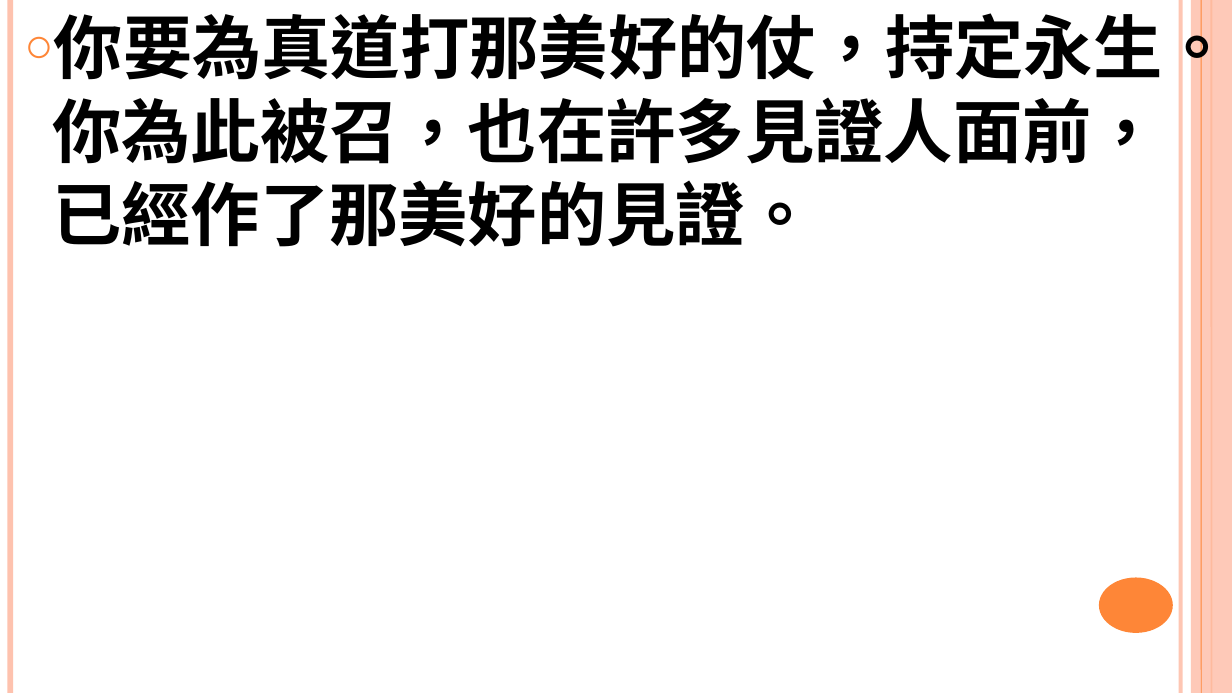
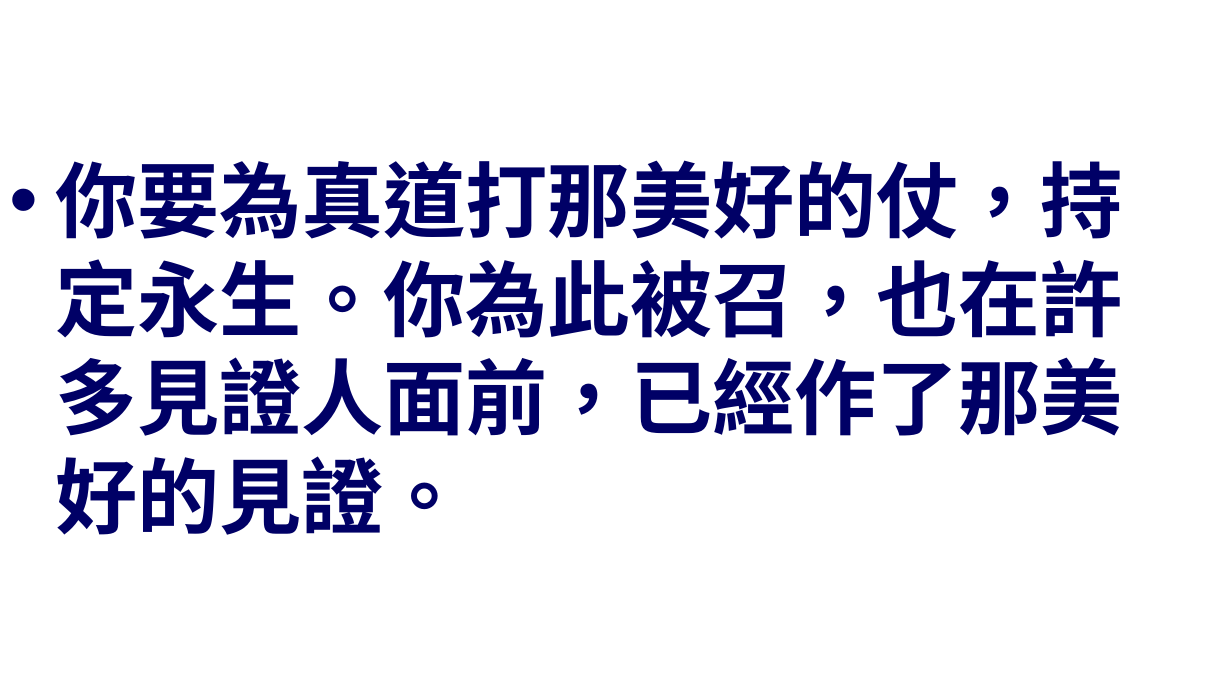
Before and after one commit to batisuoc/worship-resources, a slide deck: slide 8 of 53屬靈儆醒.pptx (slide 7 before the commit). Drawn at 1232x693 pixels with LibreOffice and Linux fonts; fonts in the diff are those of the drawing; background and template pictures are left out. Boxes give left, top, right and bottom in pixels: in the first picture for what was removed or moved away, otherwise in the second. Text is boxed around its words. In the diff, an @@ line names an element or a change of style, - is before the commit and + after.

```diff
--- a/53屬靈儆醒.pptx
+++ b/53屬靈儆醒.pptx
@@ text "你要為真道打那美好的仗，持定永生。你為此被召，也在許多見證人面前，已經作了那美好的見證。": place and size @@
-text "你要為真道打那美好的仗，持定永生。你為此被召，也在許多見證人面前，已經作了那美好的見證。" at (52,3,1232,247)
+text "你要為真道打那美好的仗，持定永生。你為此被召，也在許多見證人面前，已經作了那美好的見證。" at (55,160,1122,535)
@@ text "你要為真道打那美好的仗，持定永生。你為此被召，也在許多見證人面前，已經作了那美好的見證。" at (55,160,1122,535): size 54 to 64 pt, text colour #000000 to #000066; bullet ○ to •; more space between paragraphs; vertical alignment top to middle @@
@@ line removed from (10, 0) to (10, 693) @@
@@ line removed from (1181, 0) to (1181, 693) @@
@@ rectangle removed at (1191,0,1232,693) @@
@@ line removed from (1202, 0) to (1202, 693) @@
@@ line removed from (1212, 0) to (1212, 693) @@
@@ ellipse removed at (1099,578,1173,633) @@
```
Also in this commit, not shown: 6 other slides changed, 1 slide added.
